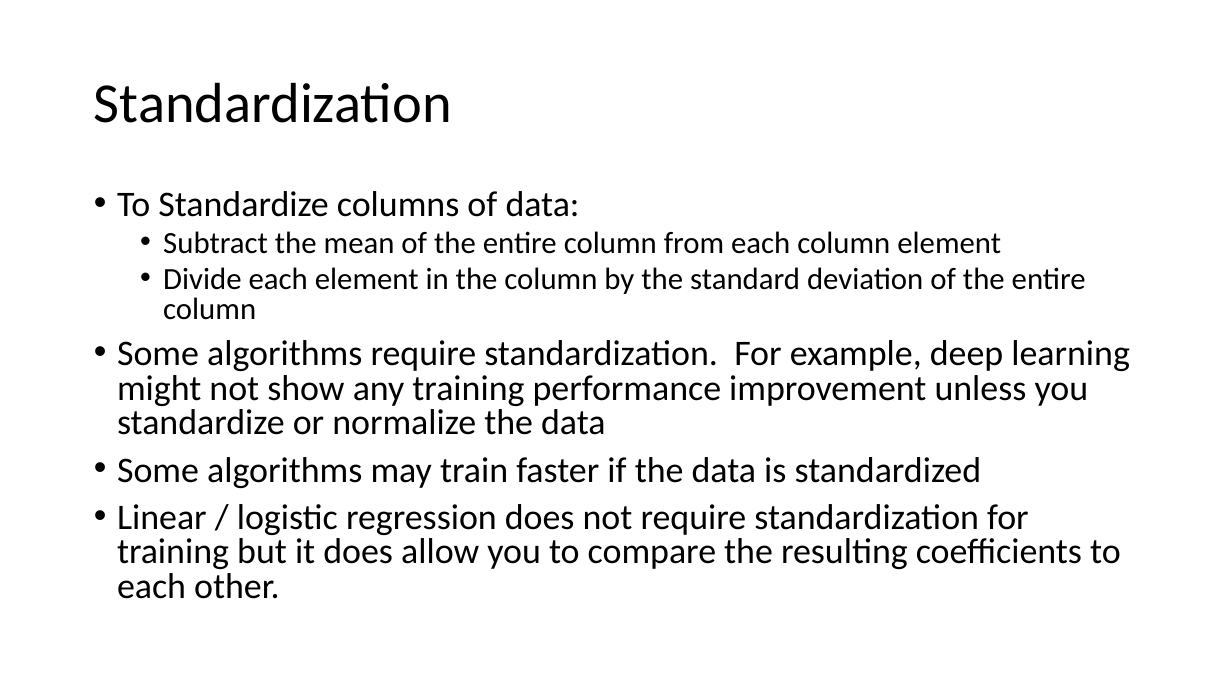
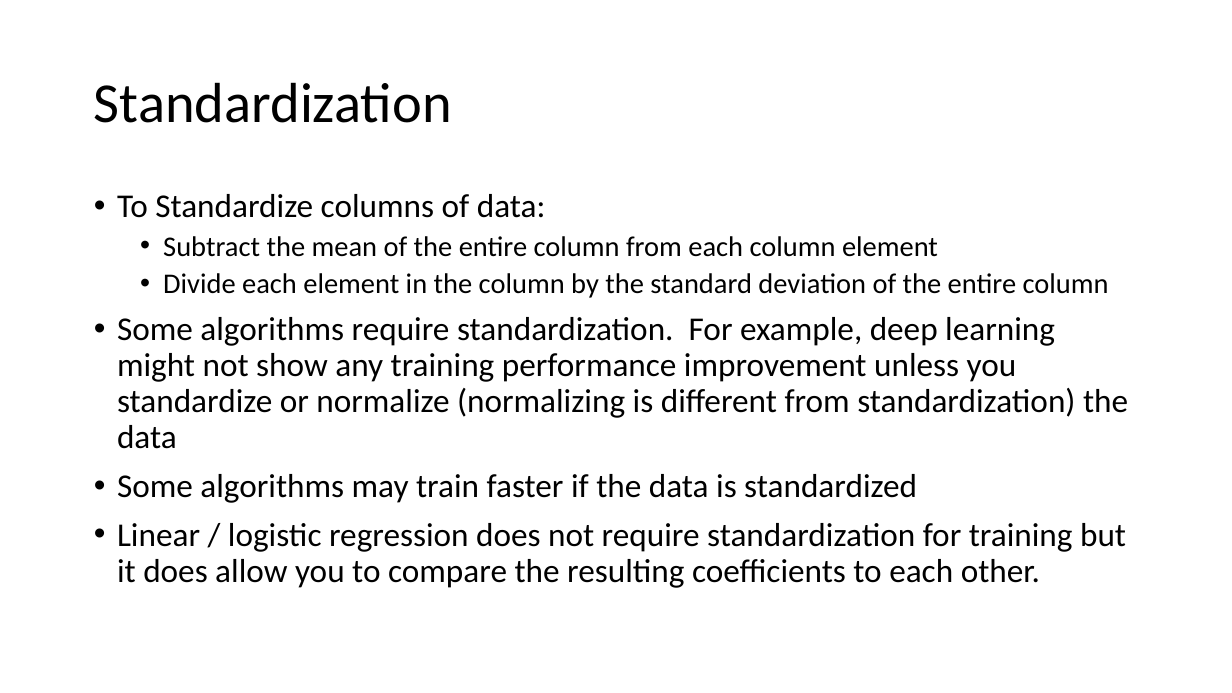
Before and after one commit to chaithrakc/syr_ads_bigdata_analytics, a slide deck: slide 36 of lecture06/lecture6-0-assessing-model-accuracy.pptx (slide 39 before the commit). Drawn at 1232x693 pixels with LibreOffice and Linux fonts; fonts in the diff are those of the drawing. Boxes give left, top, right and bottom in pixels: in the first picture for what was removed or moved away, otherwise in the second. Text is boxed around its words. In the diff, an @@ line names an element or a change of style, - is before the commit and + after.

```diff
--- a/lecture06/lecture6-0-assessing-model-accuracy.pptx
+++ b/lecture06/lecture6-0-assessing-model-accuracy.pptx
@@ text at box(117, 194, 1126, 588): size 28 to 25.9 pt in "To Standardize columns of data:", "Some algorithms may train faster if the ...", "Linear / logistic regression does not require ..."; size 24 to 22.2 pt in "Subtract the mean of the entire column ...", "Divide each element in the column by ..."; line spacing 0.8 to 0.9 @@
@@ text at box(117, 317, 1128, 449): text changed; size 28 to 25.9 pt @@
-• Some algorithms require standardization. For example, deep learning might not show any training performance improvement unless you standardize or normalize the data
+• Some algorithms require standardization. For example, deep learning might not show any training performance improvement unless you standardize or normalize (normalizing is different from standardization) the data
```
Also in this commit, not shown: 10 other slides changed, 3 slides removed, 2 other files.
